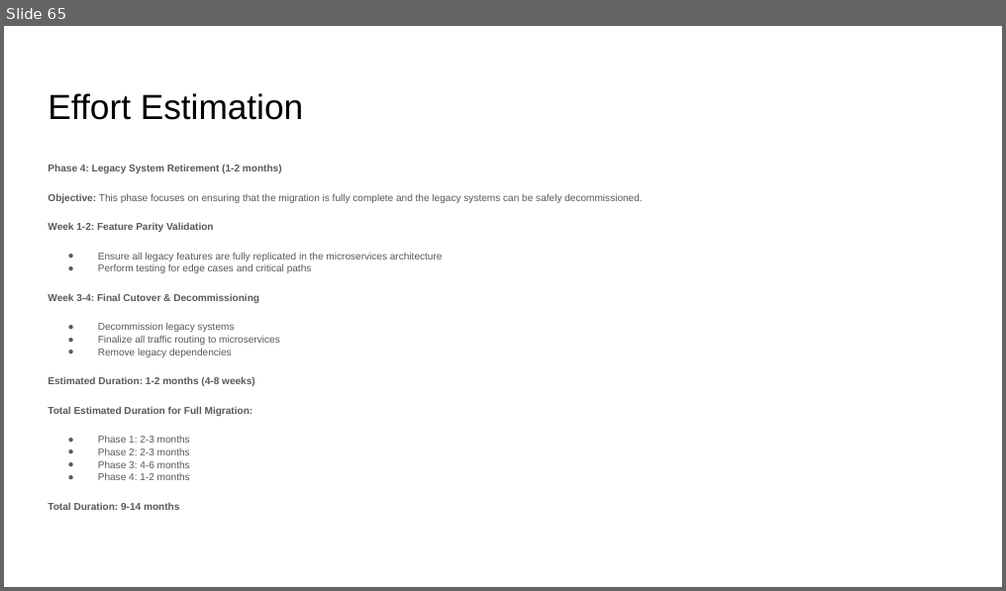
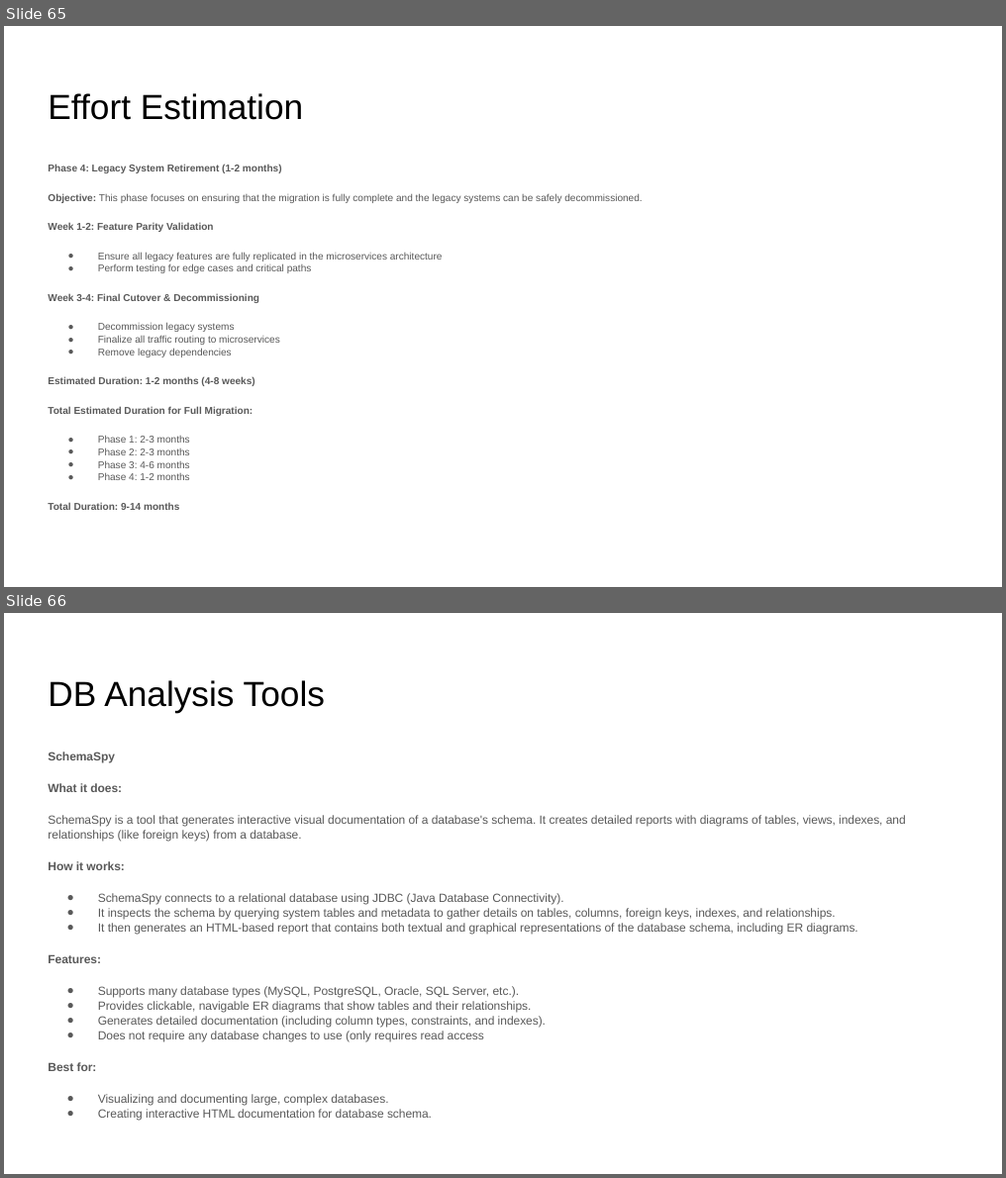
Before and after one commit to pfcit/nextgen-exam-system, a slide deck: ExamSystemMigration.pptx. Shown one above the other, each under a label of ours: slide 65 before the commit, slides 65 and 66 after it. The pictures are 1006x591 and 1006x1178 pixels, drawn with LibreOffice and Linux fonts; fonts in the diff are those of the drawing. Boxes give left, top, right and bottom in pixels: in the first picture for what was removed or moved away, otherwise in the second. Text is boxed around its words. In the diff, an @@ line names an element or a change of style, - is before the commit and + after.

Commit message:
Add Db Tools

```diff
--- a/ExamSystemMigration.pptx
+++ b/ExamSystemMigration.pptx
@@ slide 66 added at (4, 613, 1002, 1174), background #FFFFFF @@
@@ title added at (48, 680, 325, 712), 25.2 pt, text #000000 @@
+DB Analysis Tools
@@ text added at (48, 752, 906, 1120), 8.6 pt, text #595959 @@
+SchemaSpy
+What it does:
+SchemaSpy is a tool that generates interactive visual documentation of a database's schema. It creates detailed reports with diagrams of tables, views, indexes, and relationships (like foreign keys) from a database.
+How it works:
+● SchemaSpy connects to a relational database using JDBC (Java Database Connectivity).
+● It inspects the schema by querying system tables and metadata to gather details on tables, columns, foreign keys, indexes, and relationships.
+● It then generates an HTML-based report that contains both textual and graphical representations of the database schema, including ER diagrams.
+Features:
+● Supports many database types (MySQL, PostgreSQL, Oracle, SQL Server, etc.).
+● Provides clickable, navigable ER diagrams that show tables and their relationships.
+● Generates detailed documentation (including column types, constraints, and indexes).
+● Does not require any database changes to use (only requires read access
+Best for:
+● Visualizing and documenting large, complex databases.
+● Creating interactive HTML documentation for database schema.
```
Also in this commit, not shown: 1 slide changed, 2 other slides added.
